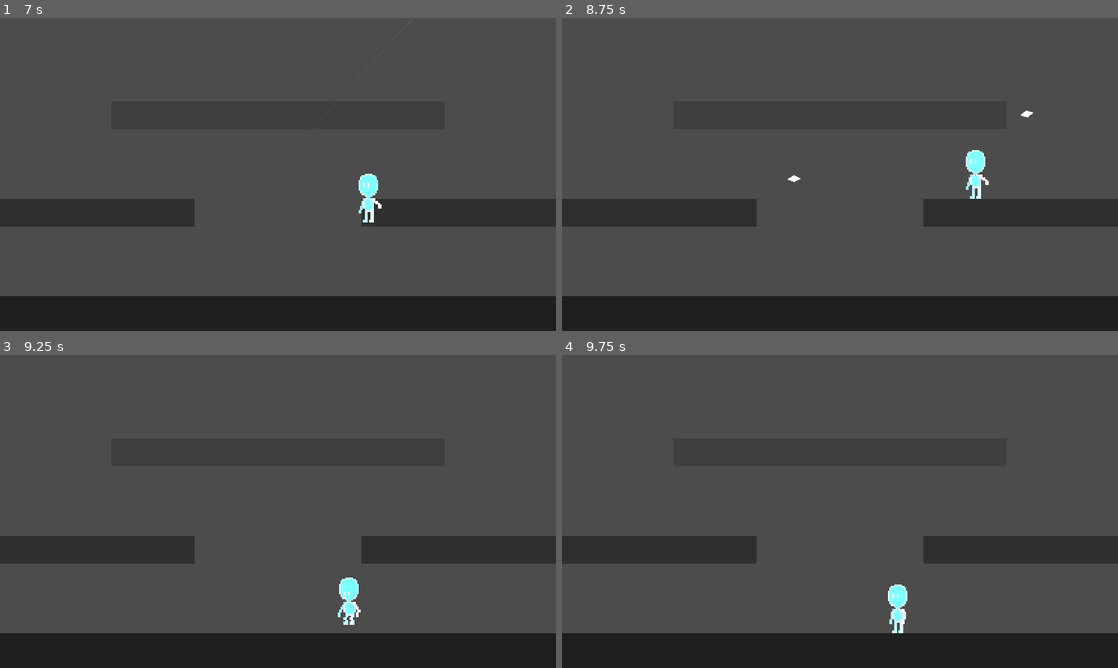
Above: before the commit, frames 1-4 (two rows, left to right).
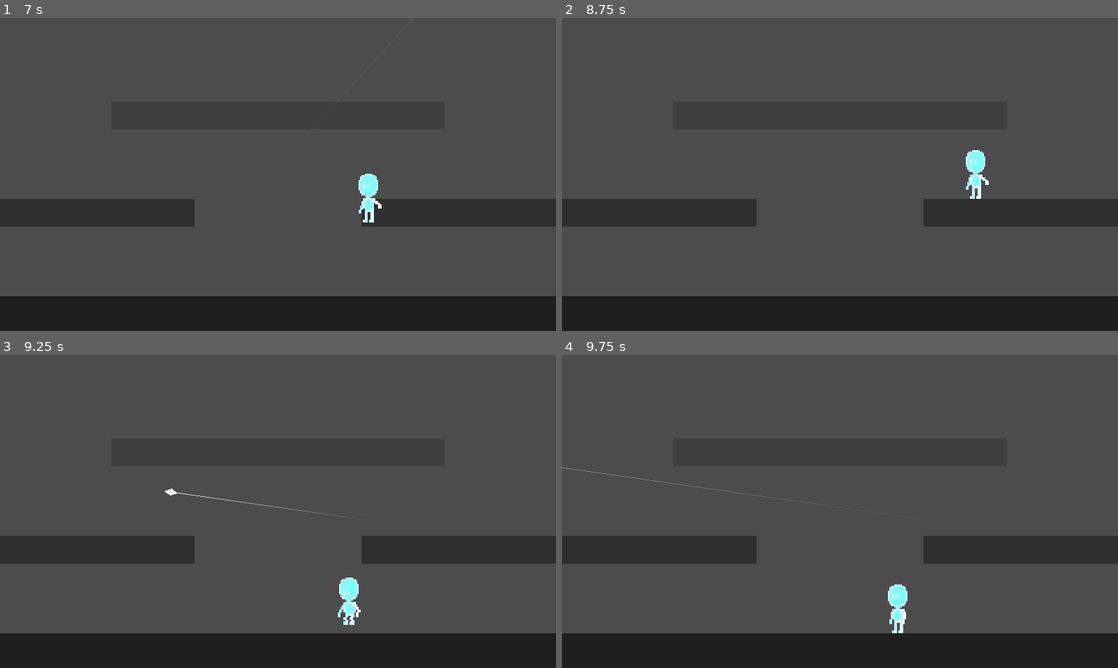
Above: after the commit, the same moments.

Repository: zhyrin0/through-the-looking-glass
Game: Godot game, scene res://tests/level/test.tscn
The game is run twice, just before and just after one commit, with the same random seed, the same clock (stepped at 60 frames per second) and the same inputs. This scene is started directly instead of the project's main scene. Sound files missing from this copy of the repository are replaced by a short silence.
Inputs (mouse positions are in pixels of both pictures, inside the frame that each line leads up to):
- Up to frame 1 (7 s): tap Enter at 0.5 s; move the mouse to (250, 237) at 0.52 s; press the mouse at (250, 237) at 0.53 s; hold D (move_right) 0.53-2.03 s; tap Space (move_jump) at 0.77, 1.52, 3.02, 3.77, 4.52, 6.02, 6.77 s; move the mouse to (444, 221) at 1.27 s; release the mouse at (444, 221) at 1.28 s; click (444, 221) at 1.35 s; move the mouse to (111, 127) at 2.02 s; press the mouse at (111, 127) at 2.03 s; hold A (move_left) 2.03-4.28 s; tap S (move_fall) at 2.1, 4.35, 6.6 s; move the mouse to (305, 174) at 2.77 s; release the mouse at (305, 174) at 2.78 s; click (305, 174) at 2.85 s; move the mouse to (194, 96) at 3.52 s; press the mouse at (194, 96) at 3.53 s; move the mouse to (400, 158) at 4.27 s; release the mouse at (400, 158) at 4.28 s; hold D (move_right) from 4.28 s (still down); click (400, 158) at 4.55 s; move the mouse to (166, 190) at 5.02 s; press the mouse at (166, 190) at 5.03 s; move the mouse to (333, 105) at 5.77 s; release the mouse at (333, 105) at 5.78 s; click (333, 105) at 5.85 s; move the mouse to (250, 237) at 6.52 s; press the mouse at (250, 237) at 6.53 s
- Up to frame 2 (8.75 s): move the mouse to (1006, 221) at 7.27 s; release the mouse at (1006, 221) at 7.28 s; click (1006, 221) at 7.35 s; tap Space (move_jump) at 7.52 s; move the mouse to (673, 127) at 8.02 s; release D (move_right) at 8.03 s; press the mouse at (673, 127) at 8.03 s; hold A (move_left) from 8.03 s (still down)
- Up to frame 3 (9.25 s): keep holding A (move_left); move the mouse to (305, 511) at 8.77 s; release the mouse at (305, 511) at 8.78 s; tap S (move_fall) at 8.85 s; tap Space (move_jump) at 9.02 s; click (305, 511) at 9.05 s
- Up to frame 4 (9.75 s): move the mouse to (756, 433) at 9.52 s; release A (move_left) at 9.53 s; press the mouse at (756, 433) at 9.53 s; hold D (move_right) from 9.53 s (still down)

Frame 1 is identical in both runs. In frame 2, less than 0.1% of the frame differs, in the area x 40-85%, y 29-53%; in frame 3, less than 0.1%, in the area x 29-62%, y 42-52%; in frame 4, less than 0.1%.

Commit message:
Add enemy animation

Diff:
--- a/src/character/enemy/enemy.gd
+++ b/src/character/enemy/enemy.gd
@@ -9,6 +9,7 @@
 const WAYPOINT_EPSILON_SQ := WAYPOINT_DEADZONE*WAYPOINT_DEADZONE / 2.0
 export(NodePath) var player_path: NodePath
 var waypoints := PoolVector2Array()
+var lock_animation := false
 onready var player := get_node_or_null(player_path) as Node2D
 onready var jump_raycast := $JumpRayCast as RayCast2D
 onready var movement_cooldown := $MovementCooldown as Timer
@@ -18,12 +19,27 @@
 func init(p_player: Node2D, p_global_pos: Vector2) -> void:
 	yield(self, "ready")
 
+	global_position = p_global_pos
 	player = p_player
-	global_position = p_global_pos
 
 
 func _ready() -> void:
+	animation_player.play("idle")
 	emit_signal("request_path", self)
+
+
+func _process(_delta: float) -> void:
+	if lock_animation:
+		return
+	var anim := animation_player.current_animation
+	if velocity.y < 0.0 and anim != "jump":
+		animation_player.play("jump")
+	elif velocity.y > 0.0 and anim != "fall":
+		animation_player.play("fall")
+	elif velocity.x != 0.0 and anim != "run" and is_on_floor():
+		animation_player.play("run")
+	elif velocity.x == 0.0 and anim == "idle" and is_on_floor():
+		animation_player.play("idle")
 
 
 func _physics_process(delta: float) -> void:
@@ -39,7 +55,8 @@
 			waypoints.remove(0)
 			set_facing_direction()
 			if waypoints.empty():
-				attack()
+				lock_animation = true
+				animation_player.play("attack_release")
 				velocity.x = 0.0
 				movement_cooldown.start()
 				attack_cooldown.start()
@@ -73,6 +90,7 @@
 
 func set_path(path: PoolVector2Array) -> void:
 	waypoints = path
+	set_facing_direction()
 
 
 func set_facing_direction() -> void:
@@ -82,6 +100,11 @@
 	var target := player.global_position if waypoints.empty() else waypoints[0]
 	var target_vector := target - global_position
 	pivot.scale.x = sign(target_vector.x)
+
+
+func _on_AnimationPlayer_animation_finished(anim_name: String) -> void:
+	if anim_name == "attack_release":
+		lock_animation = false
 
 
 func _on_MovementCooldown_timeout() -> void:
--- a/src/character/enemy/enemy.tscn
+++ b/src/character/enemy/enemy.tscn
@@ -1,27 +1,152 @@
-[gd_scene load_steps=3 format=2]
+[gd_scene load_steps=10 format=2]
 
 [ext_resource path="res://src/character/character_base.tscn" type="PackedScene" id=1]
 [ext_resource path="res://src/character/enemy/enemy.gd" type="Script" id=2]
+[ext_resource path="res://src/character/enemy/assets/enemy.png" type="Texture" id=3]
+
+[sub_resource type="Animation" id=1]
+length = 0.001
+tracks/0/type = "value"
+tracks/0/path = NodePath("Pivot/Sprite:frame")
+tracks/0/interp = 1
+tracks/0/loop_wrap = true
+tracks/0/imported = false
+tracks/0/enabled = true
+tracks/0/keys = {
+"times": PoolRealArray( 0 ),
+"transitions": PoolRealArray( 1 ),
+"update": 0,
+"values": [ 0 ]
+}
+
+[sub_resource type="Animation" id=3]
+resource_name = "attack_release"
+length = 0.3
+tracks/0/type = "value"
+tracks/0/path = NodePath("Pivot/Sprite:frame")
+tracks/0/interp = 1
+tracks/0/loop_wrap = true
+tracks/0/imported = false
+tracks/0/enabled = true
+tracks/0/keys = {
+"times": PoolRealArray( 0, 0.1 ),
+"transitions": PoolRealArray( 1, 1 ),
+"update": 1,
+"values": [ 9, 10 ]
+}
+tracks/1/type = "method"
+tracks/1/path = NodePath(".")
+tracks/1/interp = 1
+tracks/1/loop_wrap = true
+tracks/1/imported = false
+tracks/1/enabled = true
+tracks/1/keys = {
+"times": PoolRealArray( 0.1 ),
+"transitions": PoolRealArray( 1 ),
+"values": [ {
+"args": [  ],
+"method": "attack"
+} ]
+}
+
+[sub_resource type="Animation" id=4]
+resource_name = "fall"
+length = 0.1
+tracks/0/type = "value"
+tracks/0/path = NodePath("Pivot/Sprite:frame")
+tracks/0/interp = 1
+tracks/0/loop_wrap = true
+tracks/0/imported = false
+tracks/0/enabled = true
+tracks/0/keys = {
+"times": PoolRealArray( 0 ),
+"transitions": PoolRealArray( 1 ),
+"update": 1,
+"values": [ 3 ]
+}
+
+[sub_resource type="Animation" id=5]
+resource_name = "idle"
+length = 0.8
+loop = true
+step = 0.4
+tracks/0/type = "value"
+tracks/0/path = NodePath("Pivot/Sprite:frame")
+tracks/0/interp = 1
+tracks/0/loop_wrap = true
+tracks/0/imported = false
+tracks/0/enabled = true
+tracks/0/keys = {
+"times": PoolRealArray( 0, 0.4 ),
+"transitions": PoolRealArray( 1, 1 ),
+"update": 1,
+"values": [ 0, 1 ]
+}
+
+[sub_resource type="Animation" id=6]
+resource_name = "jump"
+length = 0.1
+tracks/0/type = "value"
+tracks/0/path = NodePath("Pivot/Sprite:frame")
+tracks/0/interp = 1
+tracks/0/loop_wrap = true
+tracks/0/imported = false
+tracks/0/enabled = true
+tracks/0/keys = {
+"times": PoolRealArray( 0 ),
+"transitions": PoolRealArray( 1 ),
+"update": 1,
+"values": [ 2 ]
+}
+
+[sub_resource type="Animation" id=7]
+resource_name = "run"
+loop = true
+step = 0.25
+tracks/0/type = "value"
+tracks/0/path = NodePath("Pivot/Sprite:frame")
+tracks/0/interp = 1
+tracks/0/loop_wrap = true
+tracks/0/imported = false
+tracks/0/enabled = true
+tracks/0/keys = {
+"times": PoolRealArray( 0, 0.25, 0.5, 0.75 ),
+"transitions": PoolRealArray( 1, 1, 1, 1 ),
+"update": 1,
+"values": [ 4, 5, 6, 7 ]
+}
 
 [node name="Enemy" instance=ExtResource( 1 )]
 collision_layer = 2
 script = ExtResource( 2 )
 movement_speed = 150
 
-[node name="Polygon2D" parent="." index="0"]
-color = Color( 0.752941, 0, 0, 1 )
+[node name="Sprite" parent="Pivot" index="0"]
+scale = Vector2( 3.5, 3.5 )
+texture = ExtResource( 3 )
+hframes = 4
+vframes = 3
 
-[node name="JumpRayCast" type="RayCast2D" parent="." index="2"]
+[node name="JumpRayCast" type="RayCast2D" parent="." index="4"]
 enabled = true
 cast_to = Vector2( 0, -128 )
 collision_mask = 8
 
-[node name="MovementCooldown" type="Timer" parent="." index="5"]
+[node name="AnimationPlayer" parent="." index="5"]
+anims/RESET = SubResource( 1 )
+anims/attack_release = SubResource( 3 )
+anims/fall = SubResource( 4 )
+anims/idle = SubResource( 5 )
+anims/jump = SubResource( 6 )
+anims/run = SubResource( 7 )
+
+[node name="MovementCooldown" type="Timer" parent="." index="6"]
 one_shot = true
 
-[node name="AttackCooldown" type="Timer" parent="." index="6"]
+[node name="AttackCooldown" type="Timer" parent="." index="7"]
 wait_time = 2.0
 autostart = true
 
+[connection signal="animation_finished" from="AnimationPlayer" to="." method="_on_AnimationPlayer_animation_finished"]
 [connection signal="timeout" from="MovementCooldown" to="." method="_on_MovementCooldown_timeout"]
 [connection signal="timeout" from="AttackCooldown" to="." method="_on_AttackCooldown_timeout"]
--- a/src/character/player/player.tscn
+++ b/src/character/player/player.tscn
@@ -43,12 +43,9 @@
 tracks/1/imported = false
 tracks/1/enabled = true
 tracks/1/keys = {
-"times": PoolRealArray( 0 ),
-"transitions": PoolRealArray( 1 ),
-"values": [ {
-"args": [ true ],
-"method": "set_is_attacking"
-} ]
+"times": PoolRealArray(  ),
+"transitions": PoolRealArray(  ),
+"values": [  ]
 }
 
 [sub_resource type="Animation" id=7]
@@ -73,14 +70,11 @@
 tracks/1/imported = false
 tracks/1/enabled = true
 tracks/1/keys = {
-"times": PoolRealArray( 0.1, 0.3 ),
-"transitions": PoolRealArray( 1, 1 ),
+"times": PoolRealArray( 0.1 ),
+"transitions": PoolRealArray( 1 ),
 "values": [ {
 "args": [  ],
 "method": "attack"
-}, {
-"args": [ false ],
-"method": "set_is_attacking"
 } ]
 }
 
